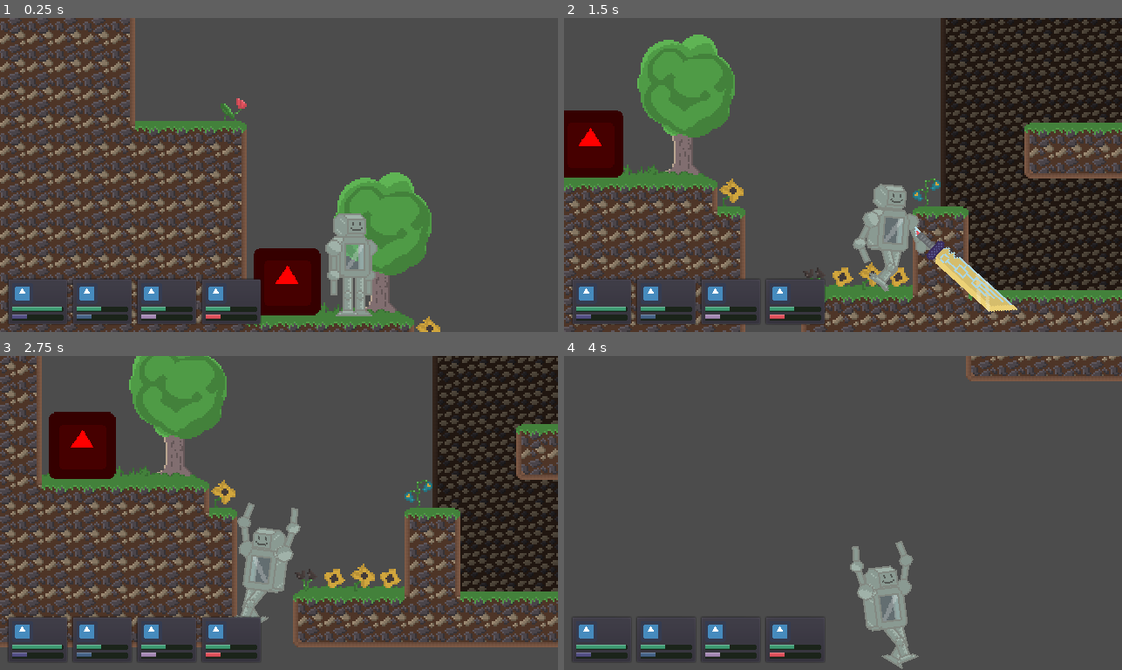
Above: before the commit, frames 1-4 (two rows, left to right).
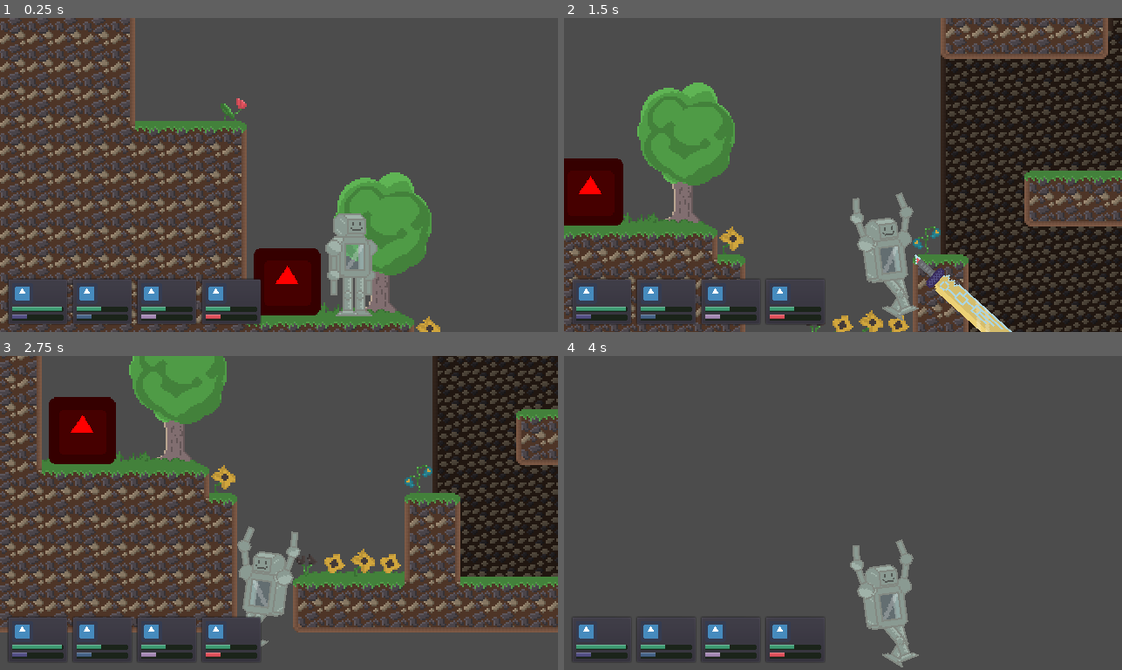
Above: after the commit, the same moments.

Repository: Cosebdd/CosmoDream
Game: Godot game, scene res://world/World.tscn
The game is run twice, just before and just after one commit, with the same random seed, the same clock (stepped at 60 frames per second) and the same inputs. The engine's default icon, where the game draws it, is replaced by a stand-in: a white triangle on a blue panel in a dark square.
Inputs:
- Up to frame 1 (0.25 s): no input
- Up to frame 2 (1.5 s): hold Right (move_right) from 0.53 s (still down); tap Space (jump) at 0.6, 0.77, 1.07 s; tap F (base_attack) at 1.35 s
- Up to frame 3 (2.75 s): tap Space (jump) at 1.52, 1.55, 1.82, 2.1 s; release Right (move_right) at 2.03 s; hold Left (move_left) from 2.03 s (still down)
- Up to frame 4 (4 s): release Left (move_left) at 2.78 s; hold Right (move_right) from 2.78 s (still down); tap F (base_attack) at 2.85 s; tap Space (jump) at 3.02, 3.05, 3.32, 3.6, 3.77 s

The runs differ from the first frame. In frame 1, less than 0.1% of the frame differs, in the area x 45-65%, y 74-95%; in frame 2, 42%, in the area x 0-100%, y 0-100%; in frame 3, 37%; in frame 4, 2.1%.

Commit message:
Add ability to duble jump

Diff:
--- a/abilities/Ability.gd
+++ b/abilities/Ability.gd
@@ -1,6 +1,7 @@
 extends Node2D
 class_name Ability
 
+export(bool) var is_internal_ability = false # if true - the ability will be rendered inside of object
 export(int) var level = 1
 export(int) var max_level = 3
 export(int) var charge_limit = null # says how many shots we have
@@ -16,12 +17,11 @@
 	fire,
 }
 
+onready var _charges = charge_limit
 var active := false
-onready var _charges = charge_limit
 var _recharge_timer: Timer = null
 var _delay_timer: Timer = null
-var _direction: Vector2 = Vector2.ZERO
-var _owner_rect: Rect2
+var _owner
 var _state = fire
 
 
@@ -86,11 +86,12 @@
 	level = clamp(level + levels, 0, max_level)
 
 
-func activate(owner_rect: Rect2, direction: Vector2) -> void:
-	_direction = direction
-	_owner_rect = owner_rect
+func set_owner(owner_body) -> void:
+	_owner = owner_body
+
+
+func activate() -> void:
 	active = true
-
 
 
 func deactivate() -> void:
--- a/abilities/ability-system/AbilitySystem.gd
+++ b/abilities/ability-system/AbilitySystem.gd
@@ -6,19 +6,20 @@
 export(int) var ability_cell_number = 4
 
 var ability_list = []
-var direction := Vector2.ZERO
-var owner_rect: Rect2
+var _owner setget set_owner
 
 var Shooting = preload("res://abilities/list/shooting/Shooting.tscn")
 var Shield = preload("res://abilities/list/shield/Shield.tscn")
+var DubleJump = preload("res://abilities/list/duble-jump/DubleJump.tscn")
 
 
 func _ready() -> void:
-	for _i in range(0, ability_cell_number + 1):
+	for _i in range(ability_cell_number):
 		ability_list.append(null)
 
 	put_ability(Shooting, 0)
 	put_ability(Shield, 1)
+	put_ability(DubleJump, 2)
 
 
 func _physics_process(_delta) -> void:
@@ -31,16 +32,10 @@
 		var action_name = _ABILITY_ACTION_PREFFIX + str(i)
 
 		if Input.is_action_pressed(action_name):
-			ability.activate(owner_rect, direction)
+			ability.activate()
 
 		if Input.is_action_just_released(action_name):
 			ability.deactivate()
-
-
-func set_abilities(abilities) -> void:
-	ability_list = abilities
-	for ability in abilities:
-		add_child(ability.instance())
 
 
 func put_ability(ability, cell: int) -> void:
@@ -49,14 +44,14 @@
 		old_ability.queue_free()
 
 	var ability_instance = ability.instance()
+	if _owner: ability_instance.set_owner(_owner)
 	ability_list[cell] = ability_instance
 	add_child(ability_instance)
 
 
-func clear_abilityes() -> void:
-	for ability in ability_list:
-		ability.queue_free()
-	ability_list = []
+func set_abilities(abilities) -> void:
+	for i in range(abilities.size()):
+		put_ability(abilities[i], i)
 
 
 func remove_ability(cell: int) -> void:
@@ -65,9 +60,12 @@
 	ability_list[cell] = null
 
 
-func set_direction(new_dir: Vector2) -> void:
-	direction = new_dir
+func clear_abilityes() -> void:
+	for i in range(ability_list.size()):
+		remove_ability(i)
 
 
-func set_owner_size(rect: Rect2) -> void:
-	owner_rect = rect
+func set_owner(owner_body) -> void:
+	_owner = owner_body
+	for ability in ability_list:
+		if ability: ability.set_owner(_owner)
--- /dev/null
+++ b/abilities/list/duble-jump/DubleJump.gd
@@ -0,0 +1,16 @@
+extends Ability
+class_name DubbleJump
+
+export(int) var max_jumps = 2
+
+var old_jumps_numner: int
+
+
+func set_owner(owner_body) -> void:
+	_owner = owner_body
+	old_jumps_numner = _owner.max_jumps
+	_owner.max_jumps = max_jumps
+
+
+func _exit_tree() -> void:
+	_owner.max_jumps = old_jumps_numner
--- /dev/null
+++ b/abilities/list/duble-jump/DubleJump.tscn
@@ -0,0 +1,7 @@
+[gd_scene load_steps=2 format=2]
+
+[ext_resource path="res://abilities/list/duble-jump/DubleJump.gd" type="Script" id=1]
+
+[node name="DubleJump" type="Node2D"]
+script = ExtResource( 1 )
+is_internal_ability = true
--- a/abilities/list/shield/Shield.gd
+++ b/abilities/list/shield/Shield.gd
@@ -7,9 +7,11 @@
 
 
 func _process(_delta) -> void:
+	if not _owner: return
+
 	position = Vector2(
-		_owner_rect.position.x + _owner_rect.size.x / 2,
-		_owner_rect.position.y + _owner_rect.size.y / 2
+		_owner.size_rect.position.x + _owner.size_rect.size.x / 2,
+		_owner.size_rect.position.y + _owner.size_rect.size.y / 2
 	)
 	sprite.visible = active
 	collision.disabled = !active
--- a/abilities/list/shooting/Shooting.gd
+++ b/abilities/list/shooting/Shooting.gd
@@ -7,13 +7,13 @@
 func _execute():
 	._execute()
 
-	var offset_x = _owner_rect.size.x * _direction.x
+	var offset_x = _owner.size_rect.size.x * _owner.direction.x
 	var owner_center_position = Vector2(
-		_owner_rect.position.x + _owner_rect.size.x / 2 + offset_x,
-		_owner_rect.position.y + _owner_rect.size.y / 2
+		_owner.size_rect.position.x + _owner.size_rect.size.x / 2 + offset_x,
+		_owner.size_rect.position.y + _owner.size_rect.size.y / 2
 	)
 
 	var bullet = Bullet.instance()
-	bullet.set_direction(_direction)
+	bullet.set_direction(_owner.direction)
 	get_tree().root.get_child(0).add_child(bullet)
 	bullet.global_position = global_position + owner_center_position
--- a/kinematic-objects/object/KinematicObject.gd
+++ b/kinematic-objects/object/KinematicObject.gd
@@ -11,8 +11,10 @@
 export(int) var jump_height = 200
 export(int) var min_jump_height = 30
 export(int) var jump_acceleration_point = 10
+export(int) var max_jumps = 1
 
 var velocity := Vector2.ZERO
+onready var jumps_count = max_jumps
 onready var hit_points = max_health
 
 
@@ -35,6 +37,7 @@
 
 func jump() -> void:
 	velocity.y = -jump_height
+	jumps_count = clamp(jumps_count - 1, 0, max_jumps)
 
 
 func handle_damage(damage: int) -> void:
@@ -48,3 +51,8 @@
 		apply_acceleretion(input.x)
 
 	velocity = move_and_slide(velocity, Vector2.UP)
+
+	if is_on_floor():
+		jumps_count = max_jumps
+	elif jumps_count == max_jumps:
+		jumps_count = clamp(jumps_count - 1, 0, max_jumps)
--- a/kinematic-objects/player/Player.gd
+++ b/kinematic-objects/player/Player.gd
@@ -5,6 +5,8 @@
 onready var remote_transform := $RemoteTransform2D
 onready var ability_system := $AbilitySystem
 onready var collision := $CollisionShape2D
+onready var direction := Vector2.RIGHT
+var size_rect: Rect2
 
 enum {
 	idle,
@@ -14,15 +16,10 @@
 
 var _state = idle
 
+
 func _ready() -> void:
-	ability_system.set_direction(Vector2.RIGHT)
-	var collision_extents = collision.shape.extents
-	var start_pos = Vector2(
-		collision.position.x - collision_extents.x,
-		collision.position.y - collision_extents.y
-	)
-	var collision_rect = Rect2(start_pos, collision_extents * 2)
-	ability_system.set_owner_size(collision_rect)
+	size_rect = _get_size_rect()
+	ability_system.set_owner(self)
 
 
 func _physics_process(_delta) -> void:
@@ -33,19 +30,18 @@
 
 	if input.x < 0:
 		body.scale.x = -1
-		ability_system.set_direction(Vector2.LEFT)
+		direction = Vector2.LEFT
 	if input.x > 0:
 		body.scale.x = 1
-		ability_system.set_direction(Vector2.RIGHT)
+		direction = Vector2.RIGHT
 
 	if is_on_floor():
-		if Input.is_action_just_pressed("jump"):
-			jump()
-	else:
-		if Input.is_action_just_released("jump") and velocity.y <= -min_jump_height:
-			velocity.y = -min_jump_height
+		handle_body_in_air()
+	elif Input.is_action_just_released("jump") and velocity.y <= -min_jump_height:
+		velocity.y = -min_jump_height
 
-		handle_body_in_air()
+	if Input.is_action_just_pressed("jump") and jumps_count > 0:
+		jump()
 
 	process(input)
 
@@ -88,3 +84,12 @@
 
 func connect_camera(camera: Camera2D) -> void:
 	remote_transform.remote_path = camera.get_path()
+
+
+func _get_size_rect() -> Rect2:
+	var collision_extents = collision.shape.extents
+	var start_pos = Vector2(
+		collision.position.x - collision_extents.x,
+		collision.position.y - collision_extents.y
+	)
+	return Rect2(start_pos, collision_extents * 2)
--- a/project.godot
+++ b/project.godot
@@ -23,6 +23,11 @@
 "class": "Bullet",
 "language": "GDScript",
 "path": "res://abilities/list/shooting/bullet/Bullet.gd"
+}, {
+"base": "Ability",
+"class": "DubbleJump",
+"language": "GDScript",
+"path": "res://abilities/list/duble-jump/DubleJump.gd"
 }, {
 "base": "Area2D",
 "class": "Hitbox",
@@ -58,6 +63,7 @@
 "Ability": "",
 "AbilitySystem": "",
 "Bullet": "",
+"DubbleJump": "",
 "Hitbox": "",
 "Hurtbox": "",
 "KinematicObject": "",
